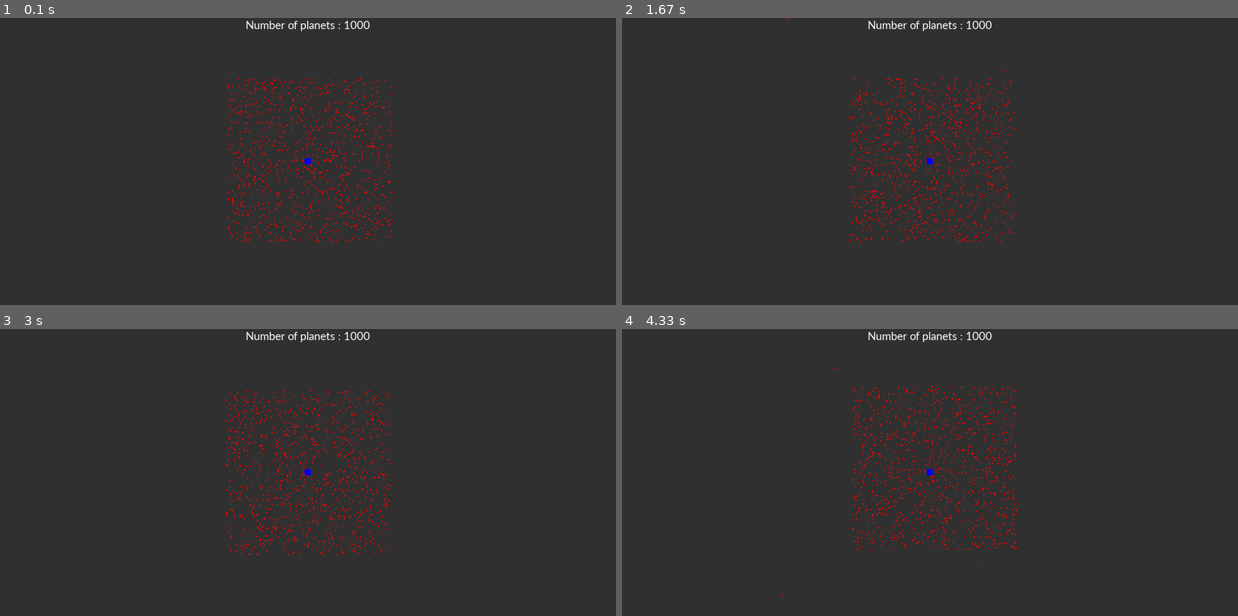
Above: before the commit, frames 1-4 (two rows, left to right).
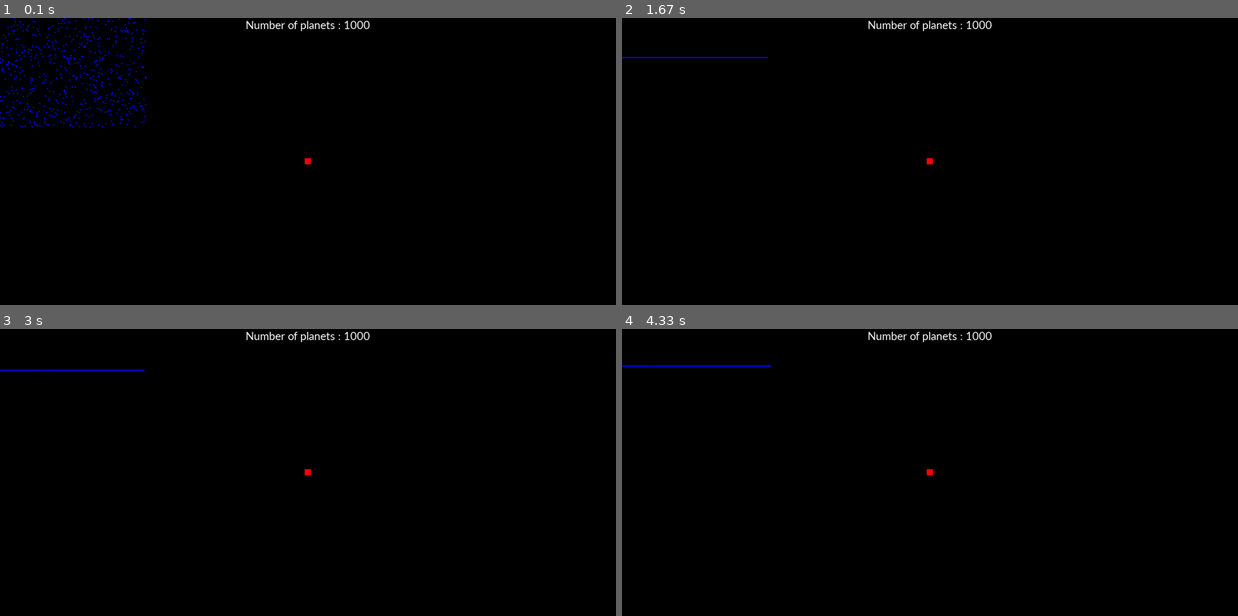
Above: after the commit, the same moments.

Repository: Manan-200/Python
Game: pygame game, started from Random_programs/gravity.py
The game is run twice, just before and just after one commit, with the same random seed, the same clock (stepped at 60 frames per second) and the same inputs.
Inputs:
- Up to frame 1 (0.1 s): no input
- Up to frame 2 (1.67 s): tap Space at 0.33, 0.73, 1.03, 1.23, 1.57 s
- Up to frame 3 (3 s): tap Space at 1.87, 2.07, 2.37, 2.63, 2.97 s
- Up to frame 4 (4.33 s): tap Space at 3.27, 3.4, 3.8, 4.1 s

The runs differ from the first frame. In frame 1, 100% of the frame differs, in the area x 0-100%, y 0-100%; in frame 2, 100%; in frame 3, 100%; in frame 4, 100%.

Commit message:
Added code

Diff:
--- a/Random_programs/gravity.py
+++ b/Random_programs/gravity.py
@@ -8,7 +8,7 @@
 x_vel, y_vel, vel = xi, yi, 0
 counter = 0
 planet_mass = 100
-star_mass = 18*(10**15)
+star_mass = 18*(10**15) * 3
 G = 6.67 * 10 ** (-11)
 R = 0
 pos_x_list, pos_y_list = [], []
@@ -41,7 +41,7 @@
 
     def draw(self):
         self.Rect = pygame.Rect(self.x, self.y, self.w, self.h)
-        pygame.draw.rect(win, (255, 0, 0), self.Rect)
+        pygame.draw.rect(win, (0, 0, 255), self.Rect)
 
     def move_x(self, vel):
         self.x += vel
@@ -52,7 +52,7 @@
 class Star(Planet):
     def draw(self):
         self.Rect = pygame.Rect(self.x, self.y, self.w, self.h)
-        pygame.draw.rect(win, (0, 0, 255), self.Rect)
+        pygame.draw.rect(win, (255, 0, 0), self.Rect)
 
 if movable:
     for i in range(planets):
@@ -60,7 +60,7 @@
         planet_list.append(planet)
 else:
     for i in range(planets):
-        planet = Planet(width/2 + random.randrange(-200, 200), height/2 + random.randrange(-200, 200), 3, 3, planet_mass)
+        planet = Planet(width/10 + random.randrange(-200, 200), height/10 + random.randrange(-200, 200), 3, 3, planet_mass)
         planet_list.append(planet)
 
 while True:
@@ -80,7 +80,9 @@
                         planet_list.append(planet)
                 else:
                     for i in range(planets):
-                        planet = Planet(width/2 + random.randrange(-200, 200), height/2 + random.randrange(-200, 200), 3, 3, planet_mass)
+                        #planet = Planet(width/2 + random.randrange(-200, 200), height/2 + random.randrange(-200, 200), 3, 3, planet_mass)
+                        #planet = Planet(width/10 + random.randrange(-200, 200), height/10 + random.randrange(-200, 200), 3, 3, planet_mass)
+                        planet = Planet(width/10 + random.randrange(-200, 200), 100, 3, 3, planet_mass)
                         planet_list.append(planet)
 
     clock.tick(fps)
@@ -88,13 +90,14 @@
     counter += 1
 
     #Filling the screen with color
-    win.fill((50, 50, 50))
+    win.fill((0, 0, 0))
 
     #Making star class at mouse pos if movable is true
     if movable:
         star = Star(pygame.mouse.get_pos()[0] - (15/2), pygame.mouse.get_pos()[1] - (15/2), 15, 15, star_mass)
     else:
         star = Star(width/2 - (15/2), height/2 - (15/2), 15, 15, star_mass)
+        #star = Star(width - width/5 - (15/2), height - height/5 - (15/2), 15, 15, star_mass)
 
     for planet in planet_list:
 
